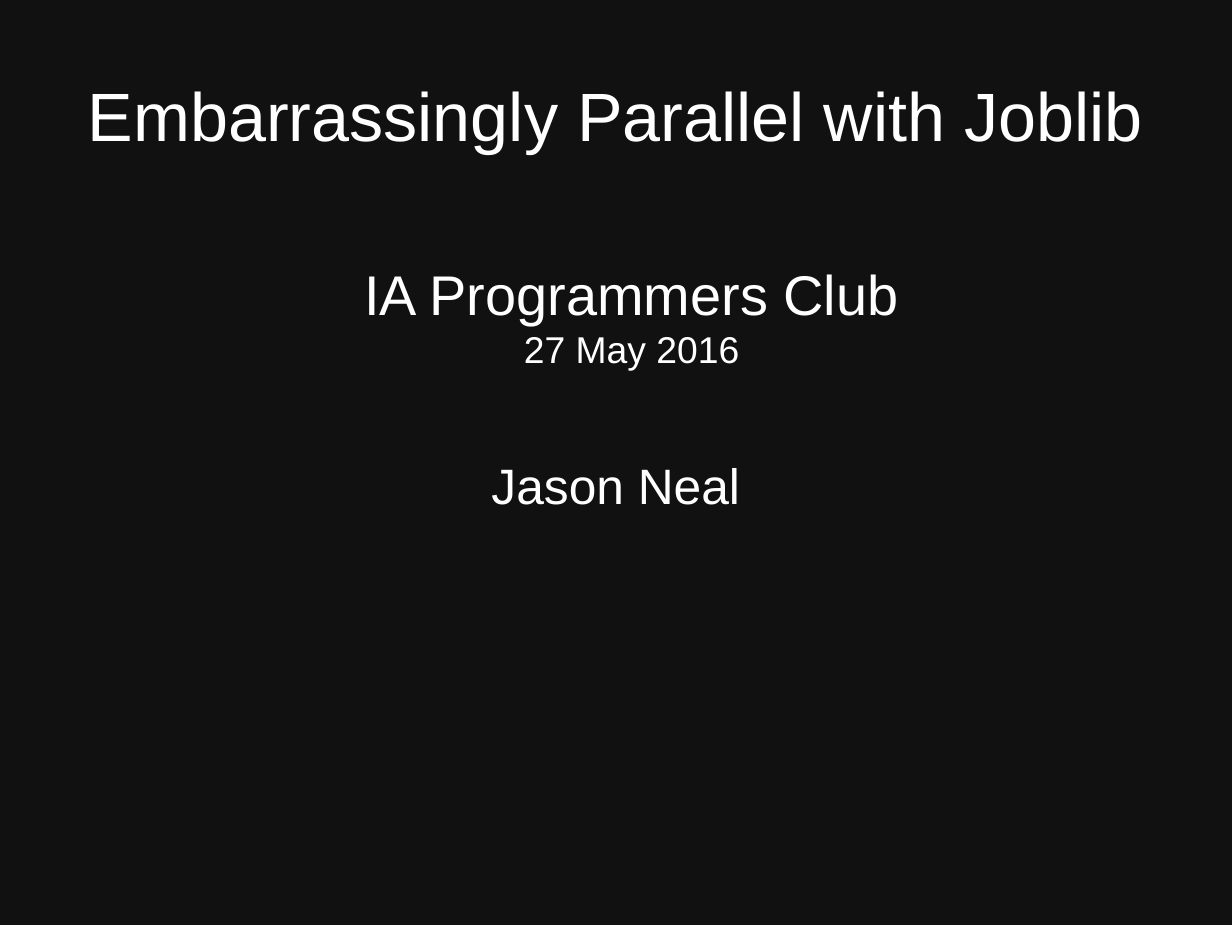
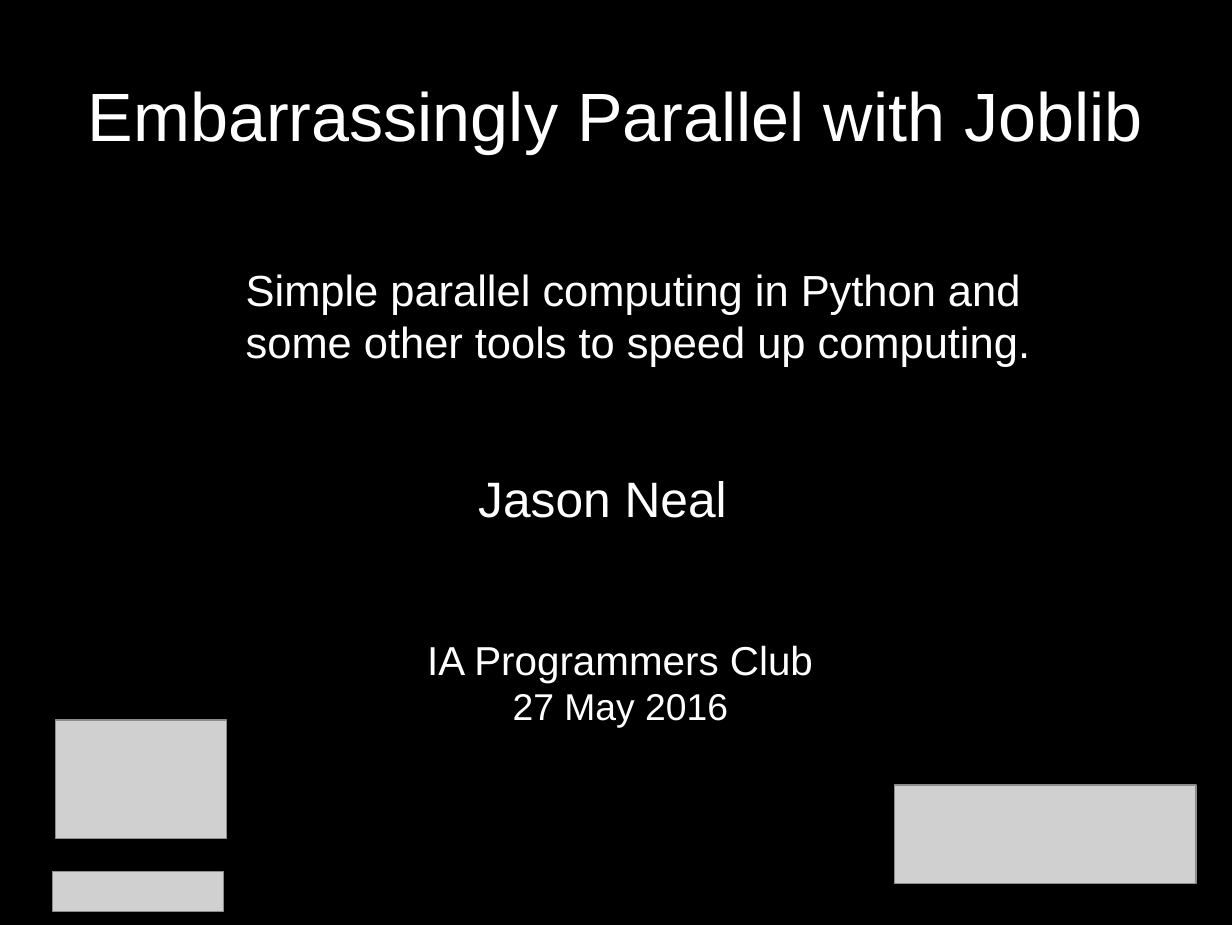
Before and after one commit to jason-neal/PC_Joblib_parrallelization, a slide deck: slide 1 of Embarisingly Parallel.odp. Drawn at 1232x925 pixels with LibreOffice and Linux fonts; fonts in the diff are those of the drawing; grey boxes stand for pictures. Boxes give left, top, right and bottom in pixels: in the first picture for what was removed or moved away, otherwise in the second. Text is boxed around its words. In the diff, an @@ line names an element or a change of style, - is before the commit and + after.

```diff
--- a/Embarisingly Parallel.odp
+++ b/Embarisingly Parallel.odp
@@ background #111111 to #000000 @@
@@ text added at [246,274,1030,367], 28 pt, text #FFFFFF @@
+Simple parallel computing in Python and some other tools to speed up computing.
@@ subtitle "Jason Neal": place and size @@
-subtitle "Jason Neal" at [491,468,740,505]
+subtitle "Jason Neal" at [478,481,727,518]
@@ text "IA Programmers Club": place and size @@
-text "IA Programmers Club" at [364,274,899,371]
+text "IA Programmers Club" at [427,645,813,728]
@@ text at [427,645,813,682]: size 36 to 26 pt in "IA Programmers Club" @@
@@ picture added at [56,720,226,838] @@
@@ picture added at [894,785,1196,883] @@
@@ picture added at [53,871,224,911] @@
```
Also in this commit, not shown: 3 other slides changed, 12 slides added, 4 slides removed, 4 other files.
